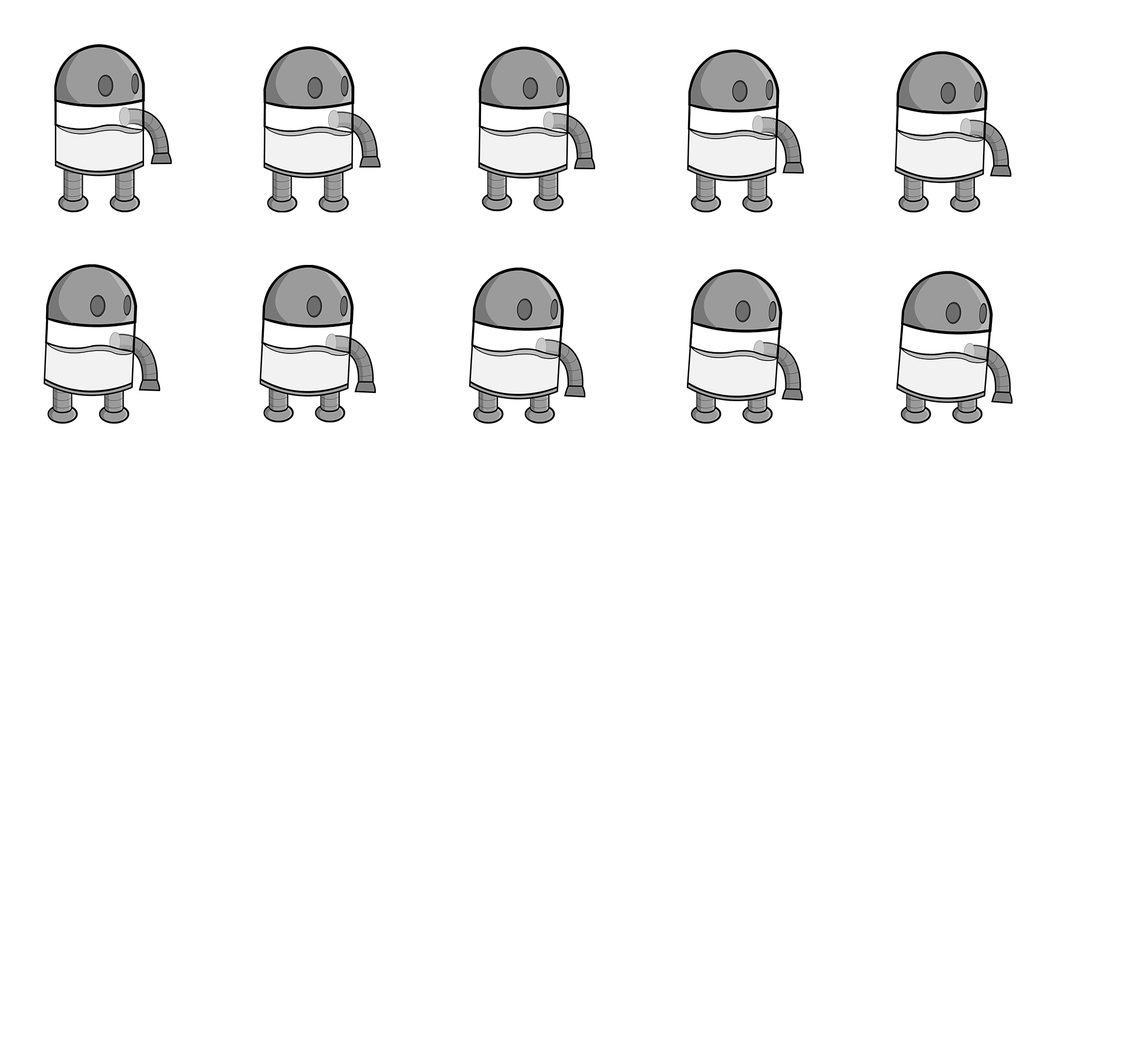
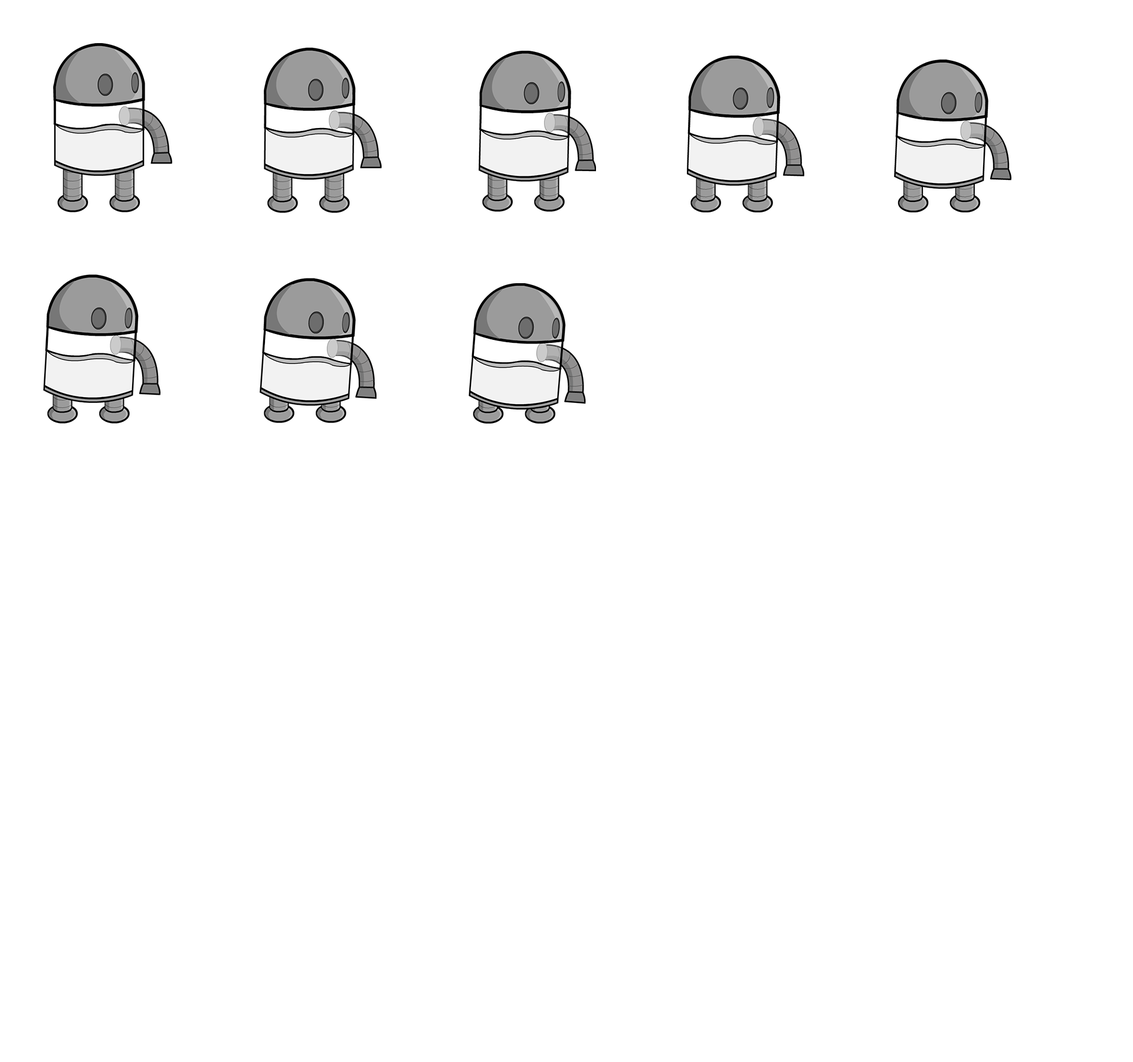
Before/after of a 1133px x 1062px layered artwork. What changed in the layer stack:
added layer "Ducking0008" above "Ducking0007" over (468, 283, 586, 424)
added layer "Ducking0007" above "Ducking0006" over (259, 277, 377, 424)
added layer "Ducking0006" above "Ducking0005" over (43, 274, 161, 424)
added layer "Ducking0005" above "Ducking0004" over (893, 59, 1012, 213)
added layer "Ducking0004" above "Ducking0003" over (686, 55, 805, 213)
added layer "Ducking0003" above "Ducking0002" over (478, 50, 596, 212)
added layer "Ducking0002" above "Ducking0001" over (263, 47, 382, 214)
added layer "Ducking0001" above "Group 1" over (53, 43, 173, 213)
moved "Ducking10" into group "Group 1" over (896, 270, 1013, 424)
moved "Ducking9" into group "Group 1" over (686, 269, 804, 424)
moved "Ducking8" into group "Group 1" over (469, 267, 586, 424)
moved "Ducking7" into group "Group 1" over (259, 264, 376, 423)
moved "Ducking6" into group "Group 1" over (43, 264, 161, 424)
moved "Ducking5" into group "Group 1" over (894, 51, 1012, 213)
moved "Ducking4" into group "Group 1" over (686, 49, 804, 213)
moved "Ducking3" into group "Group 1" over (477, 46, 596, 212)
moved "Ducking2" into group "Group 1" over (263, 46, 381, 213)
moved "Ducking1" into group "Group 1" over (54, 44, 172, 213)
